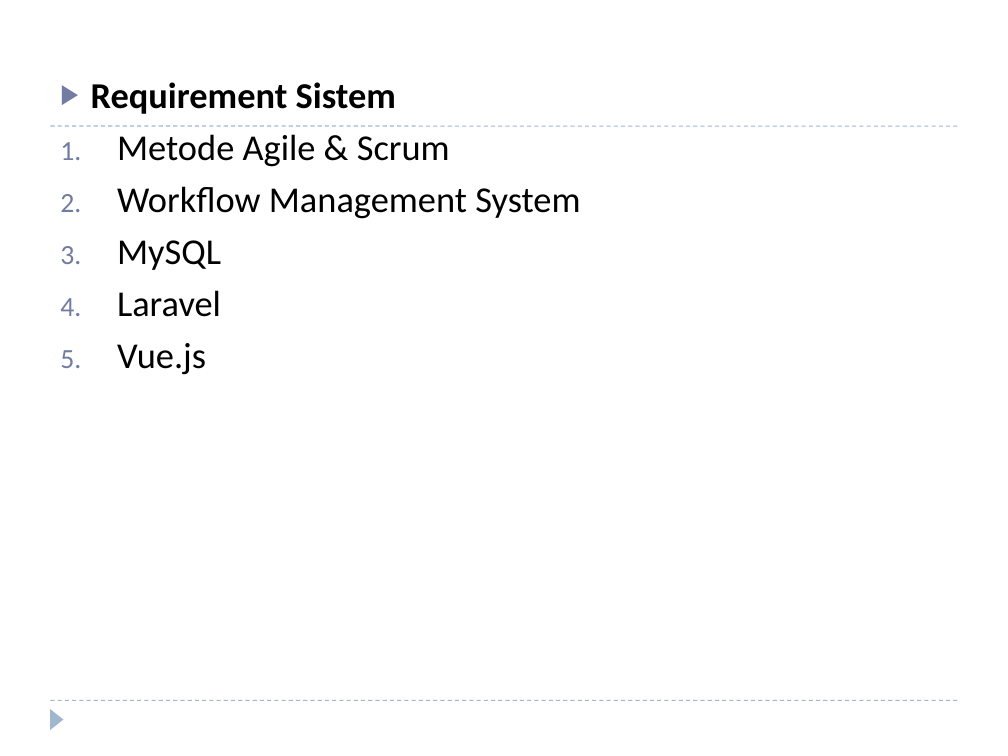
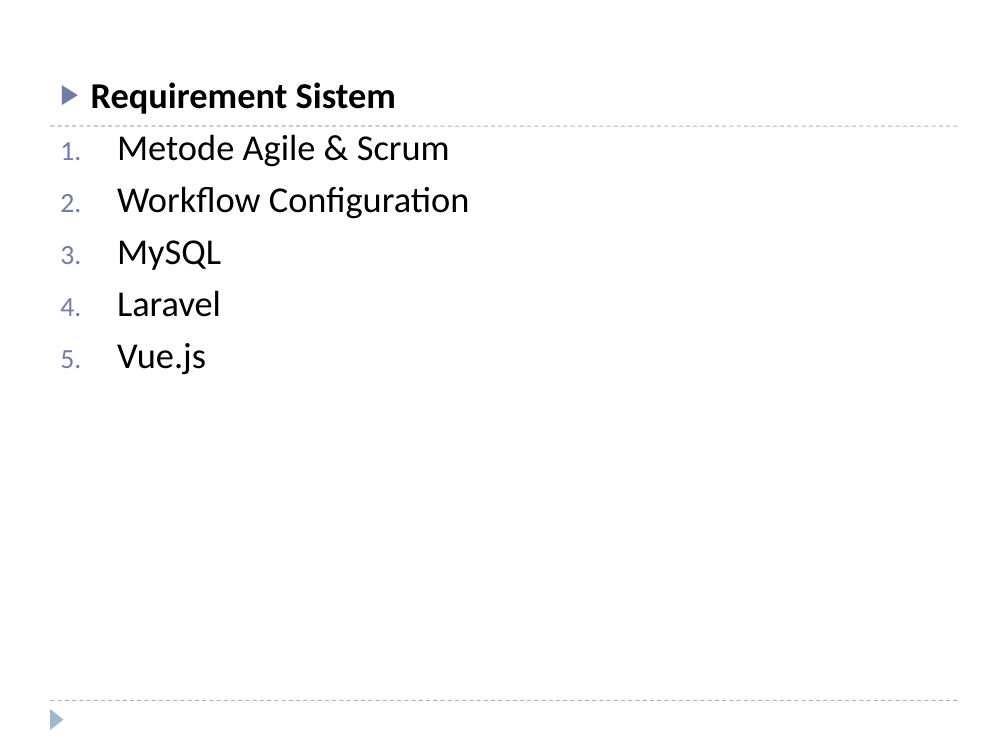
Before and after one commit to nabilarifdaaa/TugasAkhir, a slide deck: slide 15 of Presentasi Tugas Akhir.pptx. Drawn at 1008x756 pixels with LibreOffice and Linux fonts; fonts in the diff are those of the drawing. Boxes give left, top, right and bottom in pixels: in the first picture for what was removed or moved away, otherwise in the second. Text is boxed around its words. In the diff, an @@ line names an element or a change of style, - is before the commit and + after.

Commit message:
PPT - revisi 1

```diff
--- a/Presentasi Tugas Akhir.pptx
+++ b/Presentasi Tugas Akhir.pptx
@@ text at bbox=[117, 186, 470, 219]: text changed @@
-2. Workflow Management System
+2. Workflow Configuration
```
